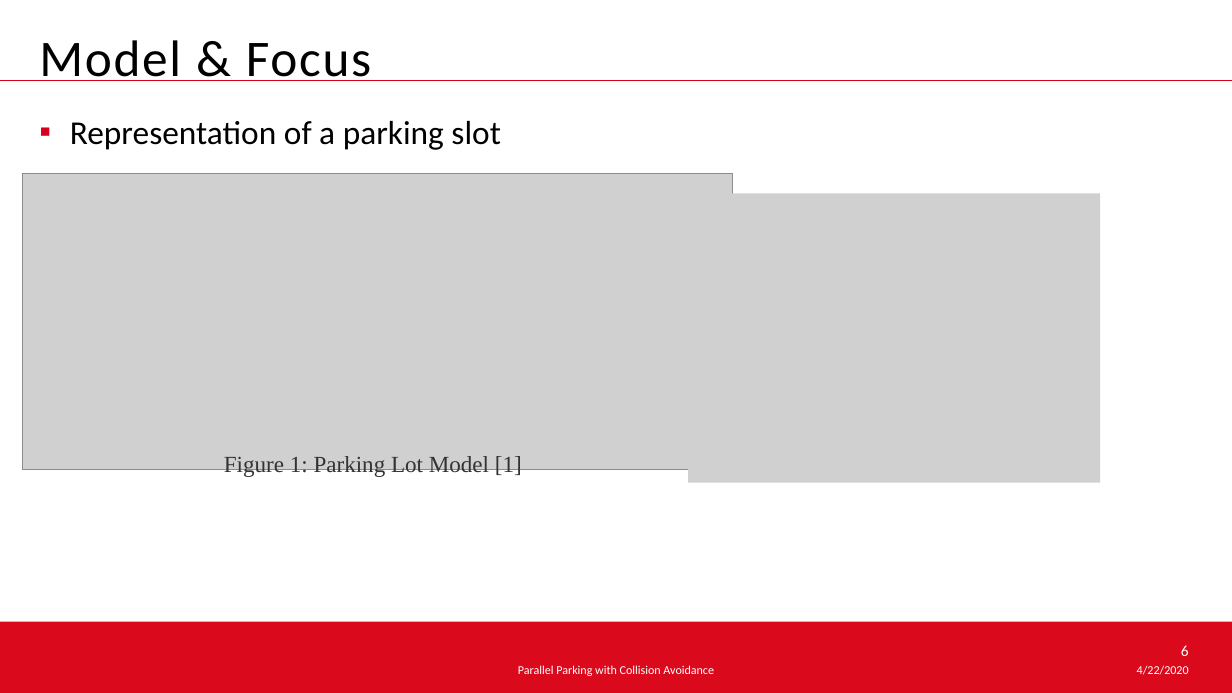
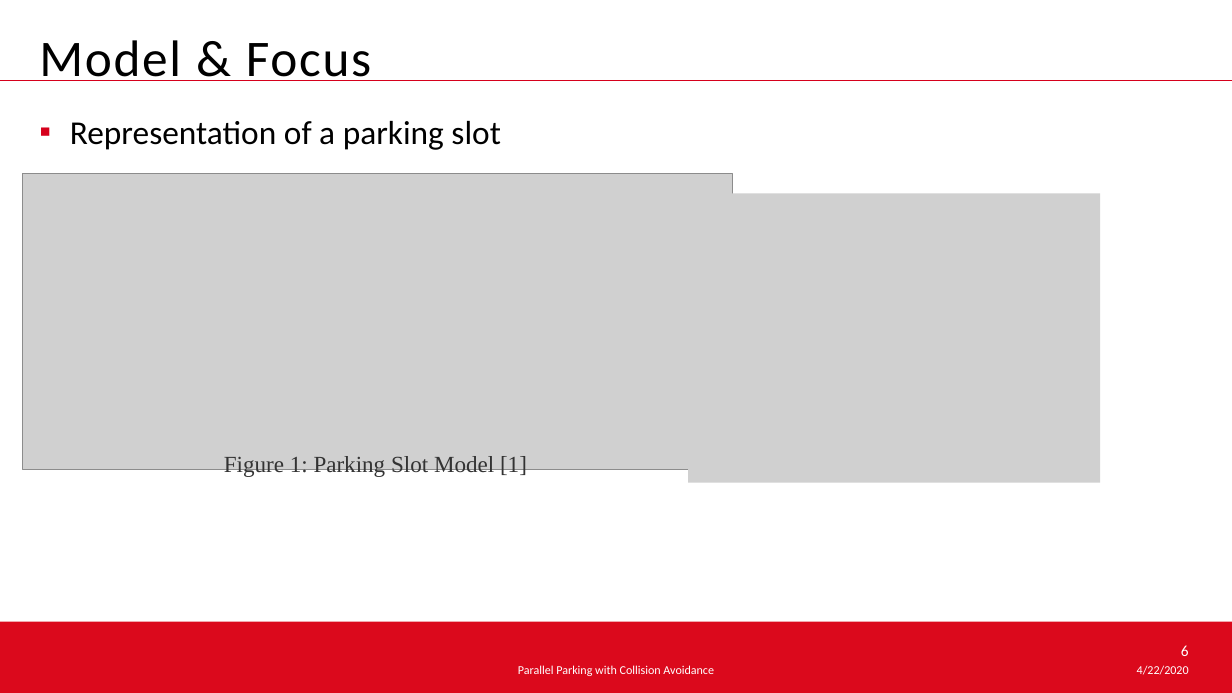
Before and after one commit to hehonglu123/optimal_control, a slide deck: slide 6 of Optimal Control Theory.pptx. Drawn at 1232x693 pixels with LibreOffice and Linux fonts; fonts in the diff are those of the drawing; grey boxes stand for pictures; background and template pictures are left out. Boxes give left, top, right and bottom in pixels: in the first picture for what was removed or moved away, otherwise in the second. Text is boxed around its words. In the diff, an @@ line names an element or a change of style, - is before the commit and + after.

```diff
--- a/Optimal Control Theory.pptx
+++ b/Optimal Control Theory.pptx
@@ text at [224, 456, 527, 478]: text changed @@
-Figure 1: Parking Lot Model [1]
+Figure 1: Parking Slot Model [1]
```
Also in this commit, not shown: 5 other slides changed, 3 slides added, 4 slides removed.
